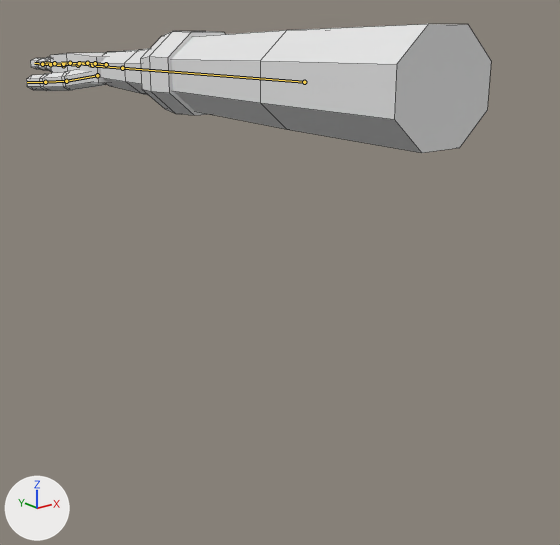
A saved change to the FBX model Assets/_Game/Models/Hands/HandRight.fbx.
Before and after are seen from a camera (50 mm lens) standing at (-0.405, -0.776, 0.039) and looking at (0.056, -0.199, -0.191). The axes (+X, +Y, +Z) are drawn at lower left. The lights are the same throughout. The first picture is the older version. The bones that bend it are drawn over the model as lines. Mesh edges are drawn as thin lines.

Names of what the first picture shows: 'Arm'.
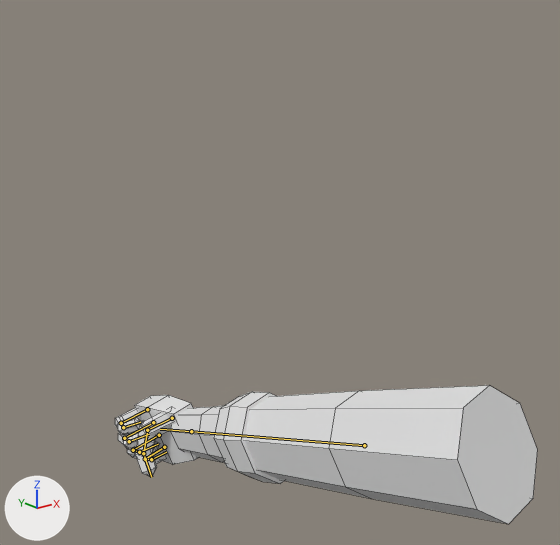
The newer file adds an action. The first version stands in its rest pose; the second is drawn at frame 8 of the action 'Rig|Swap'.

Pixel boxes [x1, y1, x2, y2] of what changed, in the pictures (560 x 545 px):
```json
{"object": "Arm", "change": "posed", "before": [26, 24, 491, 153], "after": [115, 385, 537, 524], "on screen": "9% narrower, 8% taller"}
{"bone": "Forearm", "before": "(304, 82) to (122, 68)", "after": "(364, 445) to (191, 431)"}
{"bone": "Index1", "before": "(63, 65) to (50, 64)", "after": "(147, 409) to (121, 423)"}
{"bone": "Index2", "before": "(50, 64) to (42, 64)", "after": "(121, 423) to (123, 427)"}
{"bone": "Index3", "before": "(42, 64) to (34, 63)", "after": "(123, 427) to (140, 422)"}
{"bone": "Middle1", "before": "(78, 65) to (63, 64)", "after": "(153, 422) to (124, 438)"}
{"bone": "Middle2", "before": "(63, 64) to (54, 63)", "after": "(124, 438) to (129, 441)"}
{"bone": "Middle3", "before": "(54, 63) to (45, 62)", "after": "(129, 441) to (149, 434)"}
{"bone": "Ring1", "before": "(92, 65) to (79, 63)", "after": "(159, 435) to (133, 450)"}
{"bone": "Ring2", "before": "(79, 63) to (70, 63)", "after": "(133, 450) to (139, 452)"}
{"bone": "Ring3", "before": "(70, 63) to (61, 62)", "after": "(139, 452) to (158, 444)"}
{"bone": "Pinky1", "before": "(106, 64) to (95, 63)", "after": "(164, 447) to (145, 459)"}
{"bone": "Pinky2", "before": "(95, 63) to (87, 63)", "after": "(145, 459) to (151, 459)"}
{"bone": "Pinky3", "before": "(87, 63) to (80, 62)", "after": "(151, 459) to (166, 452)"}
{"bone": "Thumb1", "before": "(97, 75) to (66, 81)", "after": "(172, 418) to (147, 430)"}
{"bone": "Thumb2", "before": "(66, 81) to (45, 82)", "after": "(147, 430) to (143, 453)"}
{"bone": "Thumb3", "before": "(45, 82) to (27, 82)", "after": "(143, 453) to (151, 477)"}
```

The change, as JSON lines over the scene's bpy script:
```json
{"block": "bone_forearm", "where": "bone_forearm = bpy.data.objects['Rig'].pose.bones['Forearm']"}
{"op": "set", "path": "bone_forearm.location", "old": "(0.0, 0.0, 0.0)", "new": "(0.02, -0.06, -0.3)"}
{"op": "set", "path": "bone_forearm.rotation_quaternion", "old": "(1.0, 0.0, 0.0, 0.0)", "new": "(0.764, -0.142, 0.619, -0.115)", "note": "degrees (0, 0, 0) -> degrees (-62, 66, -59)"}
{"block": "bone_index1", "where": "bone_index1 = bpy.data.objects['Rig'].pose.bones['Index1']  # child of 'Hand'"}
{"op": "set", "path": "bone_index1.rotation_quaternion", "old": "(1.0, 0.0, 0.0, 0.0)", "new": "(0.809, -0.588, -0.01, 0.014)", "note": "degrees (0, 0, 0) -> degrees (-72, 0, 2)"}
{"block": "bone_index2", "where": "bone_index2 = bpy.data.objects['Rig'].pose.bones['Index2']  # child of 'Index1'"}
{"op": "set", "path": "bone_index2.rotation_quaternion", "old": "(1.0, 0.0, 0.0, 0.0)", "new": "(0.719, -0.695, 0.0, 0.0)", "note": "degrees (0, 0, 0) -> degrees (-88, 0, 0)"}
{"block": "bone_index3", "where": "bone_index3 = bpy.data.objects['Rig'].pose.bones['Index3']  # child of 'Index2'"}
{"op": "set", "path": "bone_index3.rotation_quaternion", "old": "(1.0, 0.0, 0.0, 0.0)", "new": "(0.875, -0.485, 0.0, 0.0)", "note": "degrees (0, 0, 0) -> degrees (-58, 0, 0)"}
{"block": "bone_middle1", "where": "bone_middle1 = bpy.data.objects['Rig'].pose.bones['Middle1']  # child of 'Hand'"}
{"op": "set", "path": "bone_middle1.rotation_quaternion", "old": "(1.0, 0.0, 0.0, 0.0)", "new": "(0.788, -0.616, 0.0, 0.0)", "note": "degrees (0, 0, 0) -> degrees (-76, 0, 0)"}
{"block": "bone_middle2", "where": "bone_middle2 = bpy.data.objects['Rig'].pose.bones['Middle2']  # child of 'Middle1'"}
{"op": "set", "path": "bone_middle2.rotation_quaternion", "old": "(1.0, 0.0, 0.0, 0.0)", "new": "(0.707, -0.707, 0.0, 0.0)", "note": "degrees (0, 0, 0) -> degrees (-90, 0, 0)"}
{"block": "bone_middle3", "where": "bone_middle3 = bpy.data.objects['Rig'].pose.bones['Middle3']  # child of 'Middle2'"}
{"op": "set", "path": "bone_middle3.rotation_quaternion", "old": "(1.0, 0.0, 0.0, 0.0)", "new": "(0.866, -0.5, 0.0, 0.0)", "note": "degrees (0, 0, 0) -> degrees (-60, 0, 0)"}
{"block": "bone_ring1", "where": "bone_ring1 = bpy.data.objects['Rig'].pose.bones['Ring1']  # child of 'Hand'"}
{"op": "set", "path": "bone_ring1.rotation_quaternion", "old": "(1.0, 0.0, 0.0, 0.0)", "new": "(0.766, -0.643, 0.011, -0.013)", "note": "degrees (0, 0, 0) -> degrees (-80, 0, -2)"}
{"block": "bone_ring2", "where": "bone_ring2 = bpy.data.objects['Rig'].pose.bones['Ring2']  # child of 'Ring1'"}
{"op": "set", "path": "bone_ring2.rotation_quaternion", "old": "(1.0, 0.0, 0.0, 0.0)", "new": "(0.695, -0.719, 0.0, 0.0)", "note": "degrees (0, 0, 0) -> degrees (-92, 0, 0)"}
{"block": "bone_ring3", "where": "bone_ring3 = bpy.data.objects['Rig'].pose.bones['Ring3']  # child of 'Ring2'"}
{"op": "set", "path": "bone_ring3.rotation_quaternion", "old": "(1.0, 0.0, 0.0, 0.0)", "new": "(0.857, -0.515, 0.0, 0.0)", "note": "degrees (0, 0, 0) -> degrees (-62, 0, 0)"}
{"block": "bone_pinky1", "where": "bone_pinky1 = bpy.data.objects['Rig'].pose.bones['Pinky1']  # child of 'Hand'"}
{"op": "set", "path": "bone_pinky1.rotation_quaternion", "old": "(1.0, 0.0, 0.0, 0.0)", "new": "(0.743, -0.669, 0.023, -0.026)", "note": "degrees (0, 0, 0) -> degrees (-84, 0, -4)"}
{"block": "bone_pinky2", "where": "bone_pinky2 = bpy.data.objects['Rig'].pose.bones['Pinky2']  # child of 'Pinky1'"}
{"op": "set", "path": "bone_pinky2.rotation_quaternion", "old": "(1.0, 0.0, 0.0, 0.0)", "new": "(0.676, -0.737, 0.0, 0.0)", "note": "degrees (0, 0, 0) -> degrees (-95, 0, 0)"}
{"block": "bone_pinky3", "where": "bone_pinky3 = bpy.data.objects['Rig'].pose.bones['Pinky3']  # child of 'Pinky2'"}
{"op": "set", "path": "bone_pinky3.rotation_quaternion", "old": "(1.0, 0.0, 0.0, 0.0)", "new": "(0.848, -0.53, 0.0, 0.0)", "note": "degrees (0, 0, 0) -> degrees (-64, 0, 0)"}
{"block": "bone_thumb1", "where": "bone_thumb1 = bpy.data.objects['Rig'].pose.bones['Thumb1']  # child of 'Hand'"}
{"op": "set", "path": "bone_thumb1.rotation_quaternion", "old": "(1.0, 0.0, 0.0, 0.0)", "new": "(0.899, -0.254, 0.0, -0.357)", "note": "degrees (0, 0, 0) -> degrees (-28, -10, -41)"}
{"block": "bone_thumb2", "where": "bone_thumb2 = bpy.data.objects['Rig'].pose.bones['Thumb2']  # child of 'Thumb1'"}
{"op": "set", "path": "bone_thumb2.rotation_quaternion", "old": "(1.0, 0.0, 0.0, 0.0)", "new": "(0.934, -0.2, 0.0, -0.297)", "note": "degrees (0, 0, 0) -> degrees (-22, -7, -34)"}
{"block": "bone_thumb3", "where": "bone_thumb3 = bpy.data.objects['Rig'].pose.bones['Thumb3']  # child of 'Thumb2'"}
{"op": "set", "path": "bone_thumb3.rotation_quaternion", "old": "(1.0, 0.0, 0.0, 0.0)", "new": "(0.966, -0.143, 0.0, -0.216)", "note": "degrees (0, 0, 0) -> degrees (-16, -4, -25)"}
```
